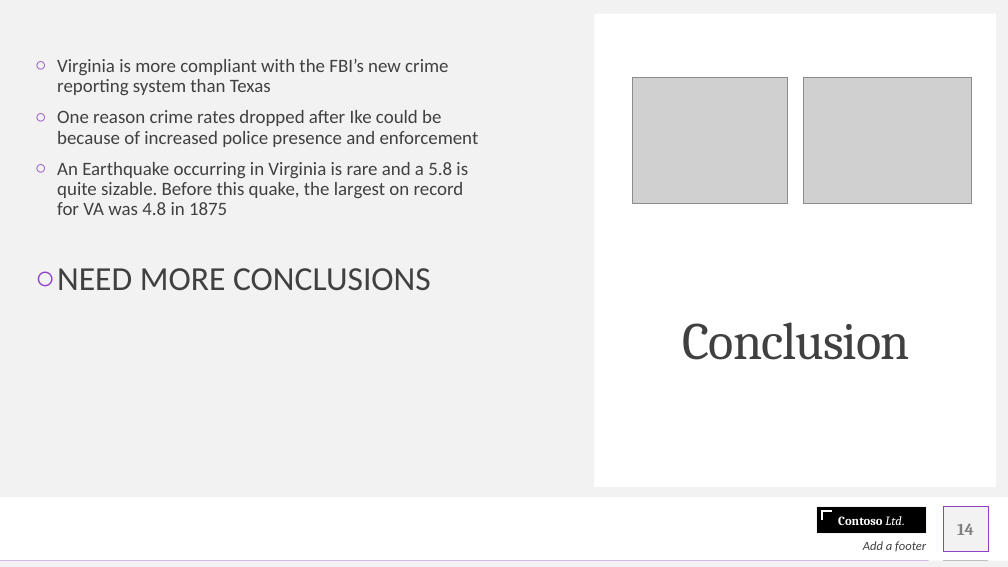
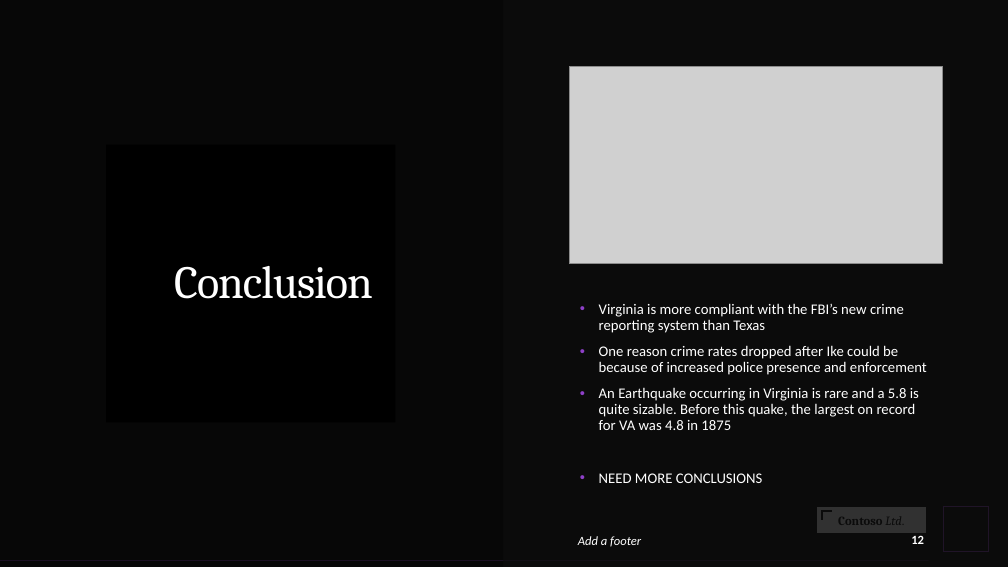
Before and after one commit to olegmrnv/crime_correlations, a slide deck: slide 12 of reports/Natural Disasters.pptx (slide 14 before the commit). Drawn at 1008x567 pixels with LibreOffice and Linux fonts; fonts in the diff are those of the drawing; grey boxes stand for pictures; background and template pictures are left out. Boxes give left, top, right and bottom in pixels: in the first picture for what was removed or moved away, otherwise in the second. Text is boxed around its words. In the diff, an @@ line names an element or a change of style, - is before the commit and + after.

```diff
--- a/reports/Natural Disasters.pptx
+++ b/reports/Natural Disasters.pptx
@@ background #FFFFFF to picture (left out) @@
@@ fill #F2F2F2 to #000000 in 3 elements at bbox=[944, 507, 988, 551], bbox=[0, 561, 1008, 567], bbox=[0, 0, 1008, 498] @@
@@ rectangle added at bbox=[0, 0, 504, 567], fill #0D0D0D at 60% opacity @@
@@ rectangle added at bbox=[504, 0, 1008, 567], fill #0D0D0D at 85% opacity @@
@@ picture: place and size @@
-picture at bbox=[803, 78, 972, 203]
+picture at bbox=[569, 67, 943, 264]
@@ picture removed at bbox=[633, 78, 788, 203] @@
@@ title "Conclusion": place and size @@
-title "Conclusion" at bbox=[594, 14, 996, 487]
+title "Conclusion" at bbox=[106, 144, 395, 423]
@@ title "Conclusion" at bbox=[106, 144, 395, 423]: size 50 to 44 pt, text colour #404040 to #FFFFFF; alignment left to centre; vertical alignment bottom to middle; fill #FFFFFF to #000000 @@
@@ text "Virginia is more compliant with ...": place and size @@
-text "Virginia is more compliant with ..." at bbox=[57, 59, 479, 290]
+text "Virginia is more compliant with ..." at bbox=[599, 303, 927, 483]
@@ text "Virginia is more compliant with ..." at bbox=[599, 303, 927, 483]: size 18 to 14 pt, text colour #404040 to #FFFFFF; size 32 to 14 pt in "NEED MORE CONCLUSIONS"; bullet ○ to •; vertical alignment top to middle @@
@@ rectangle "Contoso Ltd." at bbox=[817, 507, 926, 533]: text colour #FFFFFF to #000000; fill #000000 to #FFFFFF; outline #F2F2F2 0.75 pt to #000000 0.75 pt @@
@@ text "Add a footer": place and size @@
-text "Add a footer" at bbox=[863, 541, 926, 552]
+text "Add a footer" at bbox=[578, 536, 641, 547]
@@ text "Add a footer" at bbox=[578, 536, 641, 547]: text colour #404040 to #FFFFFF; alignment right to left; more space between paragraphs; vertical alignment bottom to middle @@
@@ freeform shape at bbox=[822, 511, 833, 520]: outline #FFFFFF 2 pt to #000000 2 pt @@
@@ page number added at bbox=[891, 526, 938, 556], 12 pt, text #FFFFFF, bold @@
+12
@@ page number removed at bbox=[957, 524, 974, 535] @@
-14
@@ line (944, 560) - (988, 560): stroke #BFBFBF 0.5 pt to #000000 0.5 pt @@
```
Also in this commit, not shown: 5 other slides changed, 2 slides removed, 9 other files.
